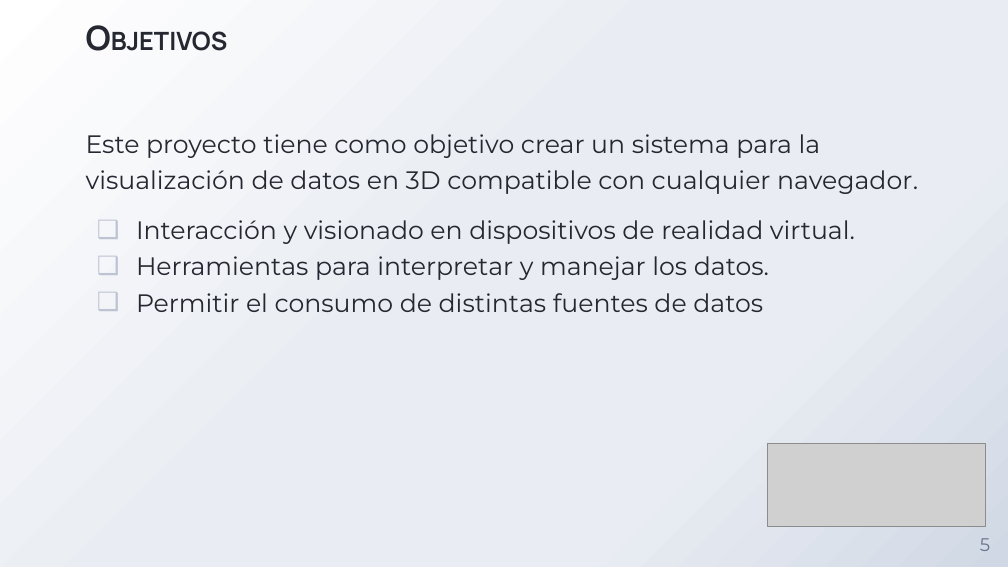
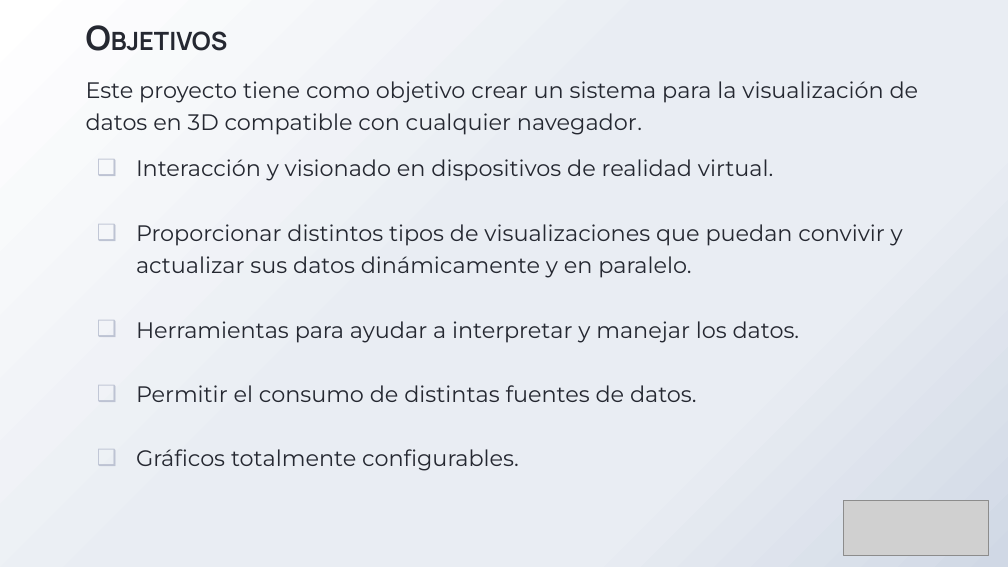
Before and after one commit to adrixp/MemoriaTFG-AdrianPizarroSerrano, a slide deck: slide 5 of PresentaciónTFG_Adrián_Pizarro_Serrano.pptx. Drawn at 1008x567 pixels with LibreOffice and Linux fonts; fonts in the diff are those of the drawing; grey boxes stand for pictures; background and template pictures are left out. Boxes give left, top, right and bottom in pixels: in the first picture for what was removed or moved away, otherwise in the second. Text is boxed around its words. In the diff, an @@ line names an element or a change of style, - is before the commit and + after.

```diff
--- a/PresentaciónTFG_Adrián_Pizarro_Serrano.pptx
+++ b/PresentaciónTFG_Adrián_Pizarro_Serrano.pptx
@@ text at box(86, 81, 919, 181): size 18 to 16 pt in "Este proyecto tiene como objetivo crear un ...", "Interacción y visionado en dispositivos de realidad ..." @@
@@ text "Este proyecto tiene como objetivo ...": place and size @@
-text "Este proyecto tiene como objetivo ..." at box(86, 134, 918, 312)
+text "Este proyecto tiene como objetivo ..." at box(86, 81, 919, 402)
@@ text at box(136, 224, 903, 402): text changed; size 18 to 16 pt @@
-❑ Herramientas para interpretar y manejar los datos.
-❑ Permitir el consumo de distintas fuentes de datos
+❑ Proporcionar distintos tipos de visualizaciones que puedan convivir y actualizar sus datos dinámicamente y en paralelo.
+❑ Herramientas para ayudar a interpretar y manejar los datos.
+❑ Permitir el consumo de distintas fuentes de datos.
+❑ Gráficos totalmente configurables.
@@ picture: place and size @@
-picture at box(767, 444, 985, 526)
+picture at box(843, 500, 989, 555)
@@ page number removed at box(980, 538, 990, 551) @@
-5
```
Also in this commit, not shown: 13 other slides changed, 3 slides added, 1 slide removed, 1 other file.
